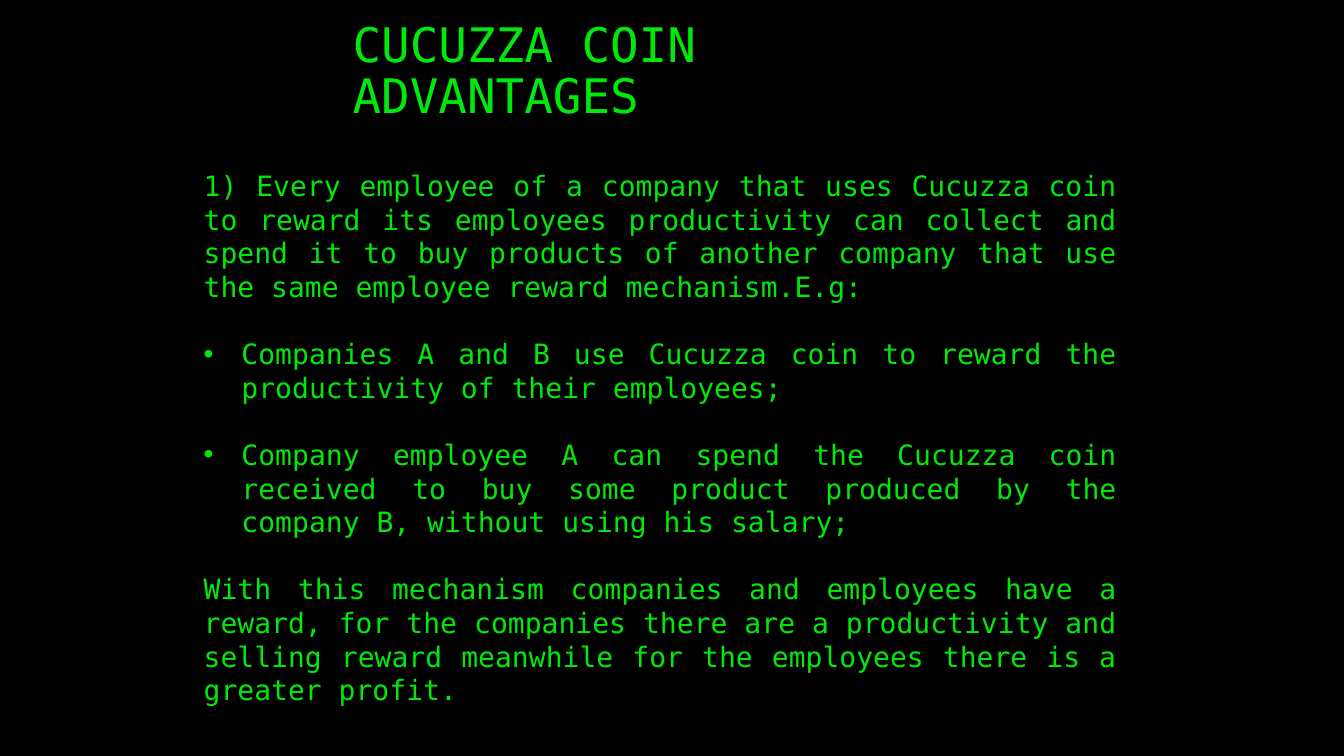
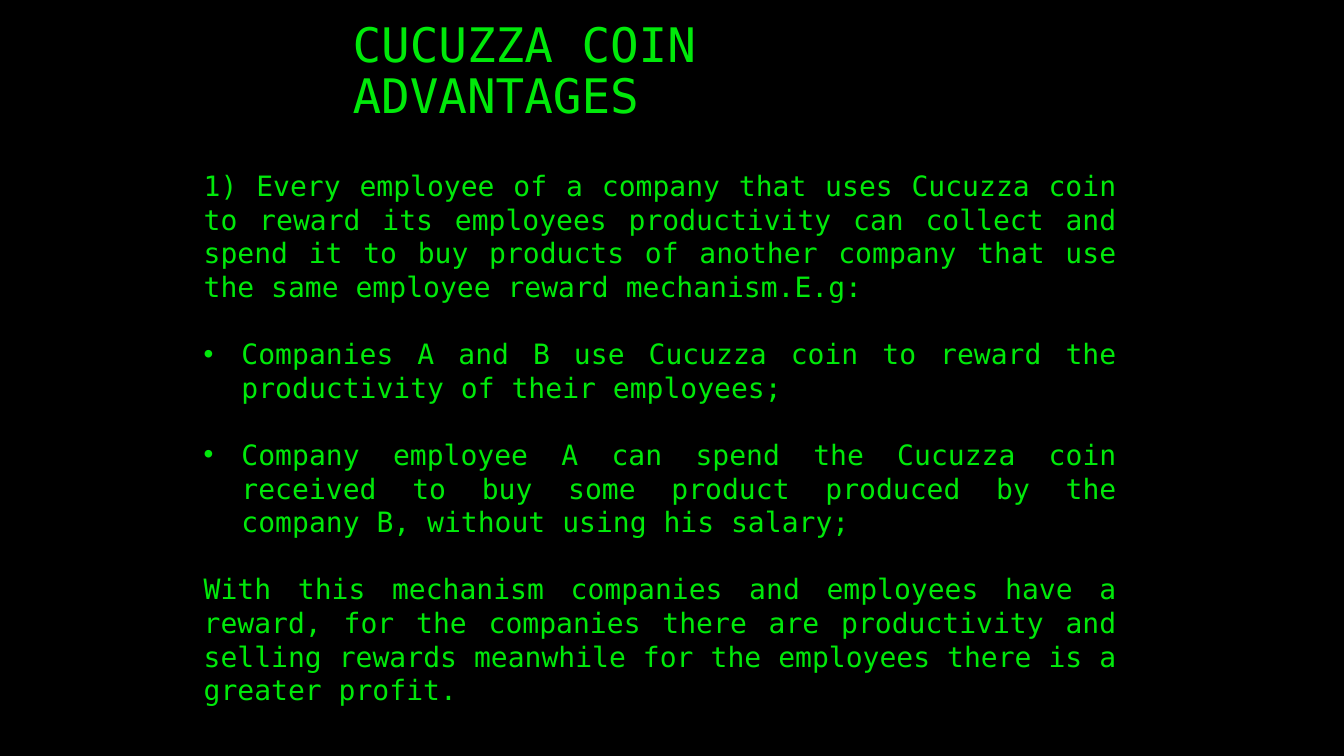
Before and after one commit to ArmRandoM/CucuzzaCoin, a slide deck: slide 4 of CUCUZZA COIN.pptx. Drawn at 1344x756 pixels with LibreOffice and Linux fonts; fonts in the diff are those of the drawing. Boxes give left, top, right and bottom in pixels: in the first picture for what was removed or moved away, otherwise in the second. Text is boxed around its words. In the diff, an @@ line names an element or a change of style, - is before the commit and + after.

```diff
--- a/CUCUZZA COIN.pptx
+++ b/CUCUZZA COIN.pptx
@@ text at (204,577,1117,706): text changed @@
-With this mechanism companies and employees have a reward, for the companies there are a productivity and selling reward meanwhile for the employees there is a greater profit.
+With this mechanism companies and employees have a reward, for the companies there are productivity and selling rewards meanwhile for the employees there is a greater profit.
```
Also in this commit, not shown: 3 other slides changed, 1 other file.
